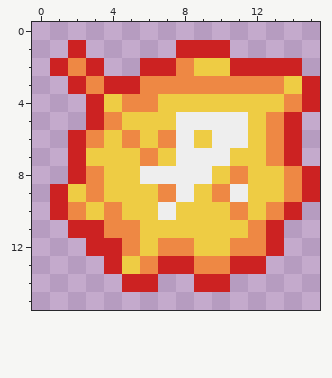
Two states of a pixel-art sprite, web/gfx/explosion-3.png. This is how it looked before the edit.
The file is 16x16 pixels.
After the commit:
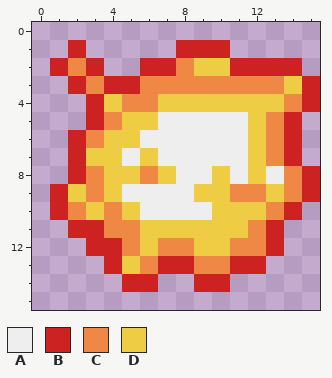
Palette (. is transparent): A #eeeeee  B #cc2222  C #ee8844  D #eecc44
Difference:
Colour A replaces colour C in row 6 at x 7; in row 8 at x 11; in row 9 at x 7.
Colour A replaces colour D in row 5 at x 7; in row 6 at x 6 and 9; in row 7 at x 5, 7 and 11; in row 8 at x 13; in row 9 at x 5 to 6; in row 10 at x 6 and 8 to 9.
Colour C replaces colour A in row 8 at x 6; in row 9 at x 11.
Colour C replaces colour D in row 9 at x 12.
Colour D replaces colour A in row 8 at x 7.
Colour D replaces colour C in row 6 at x 5; in row 7 at x 6; in row 9 at x 10; in row 10 at x 11.
Boxes around the changes in both pictures, in picture pixels (x1, y1, x2, y2):
changed: (122, 112, 284, 220)
